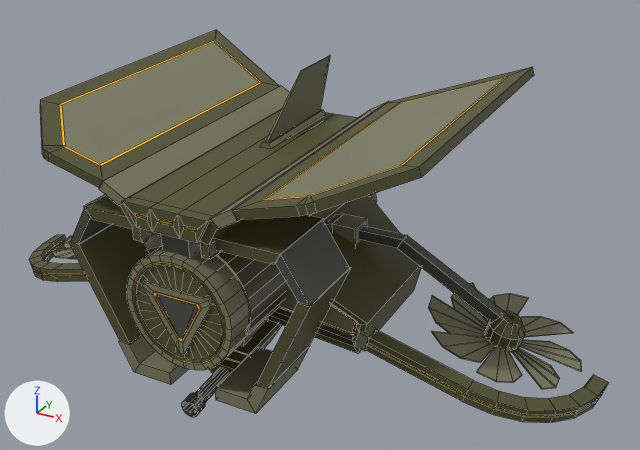
Before and after pictures for a commit that changed the FBX model Assets/3D Assets & Animation/BossBot/Animation/BossBot_Fly.fbx.
The view is the same before and after, from a 50 mm lens placed at (1.241, -2.165, 1.055), pointed at (0.109, -0.107, 0.025). The axes (+X, +Y, +Z) are drawn at lower left. The lights are the same throughout. Mesh edges are drawn as thin lines. Where no turn or scale is listed for an object, it has been applied to the vertices. Vertices at the same position are counted once.

Objects in the first picture: 'BBBlade1', 'Body'.
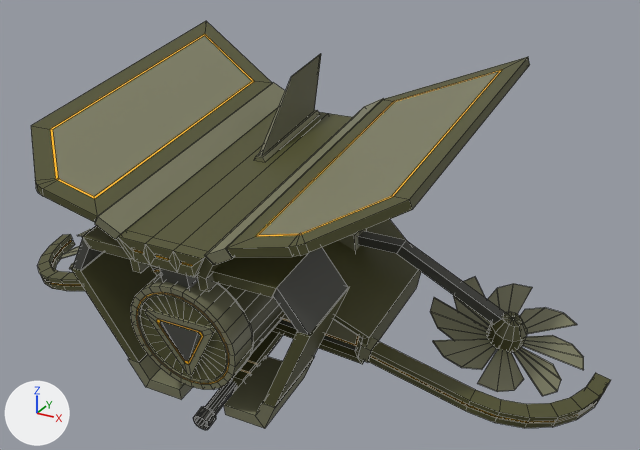
Commit message: BossBot Fix & FlyingBot Update

ob_bossbot is not drawn itself; it is the parent of ob_body, ob_bbblade_001.

Where the newer file only moved an object's origin or applied its transform, the numbers keep the older frame.

What differs and where, as boxes [x1, y1, x2, y2] in the pictures (640 x 450 px):
'Body', turned
    before: [29, 30, 609, 423]
    after: [31, 21, 611, 430]
'BBBlade1', reshaped (12% taller)
    before: [428, 283, 582, 389]
    after: [430, 277, 584, 396]

What changed in the scene script:
```text
Change me_mesh_002:
    where me_mesh_002.from_pydata(...)  # 76 vertices, 88 faces; spans x -0.207..0.219, y -0.22..0.22, z -0.041..0.079
    used by ob_bbblade1; location = (0.67, -0.103, -0.192)
    me_mesh_002 part 1: the whole mesh is multiplied about its middle by the matrix ((1.0, 0.014, 0.001), (-0.013, 0.985, -0.172), (-0.003, 0.172, 0.985)), then moved by (0.0, 0.021, -0.011)
Change ob_bossbot:
    ob_bossbot.rotation_euler: (1.623, 0.0, 0.0) -> (1.745, 0.0, 0.0)  # degrees (93, 0, 0) -> degrees (100, 0, 0)
```
